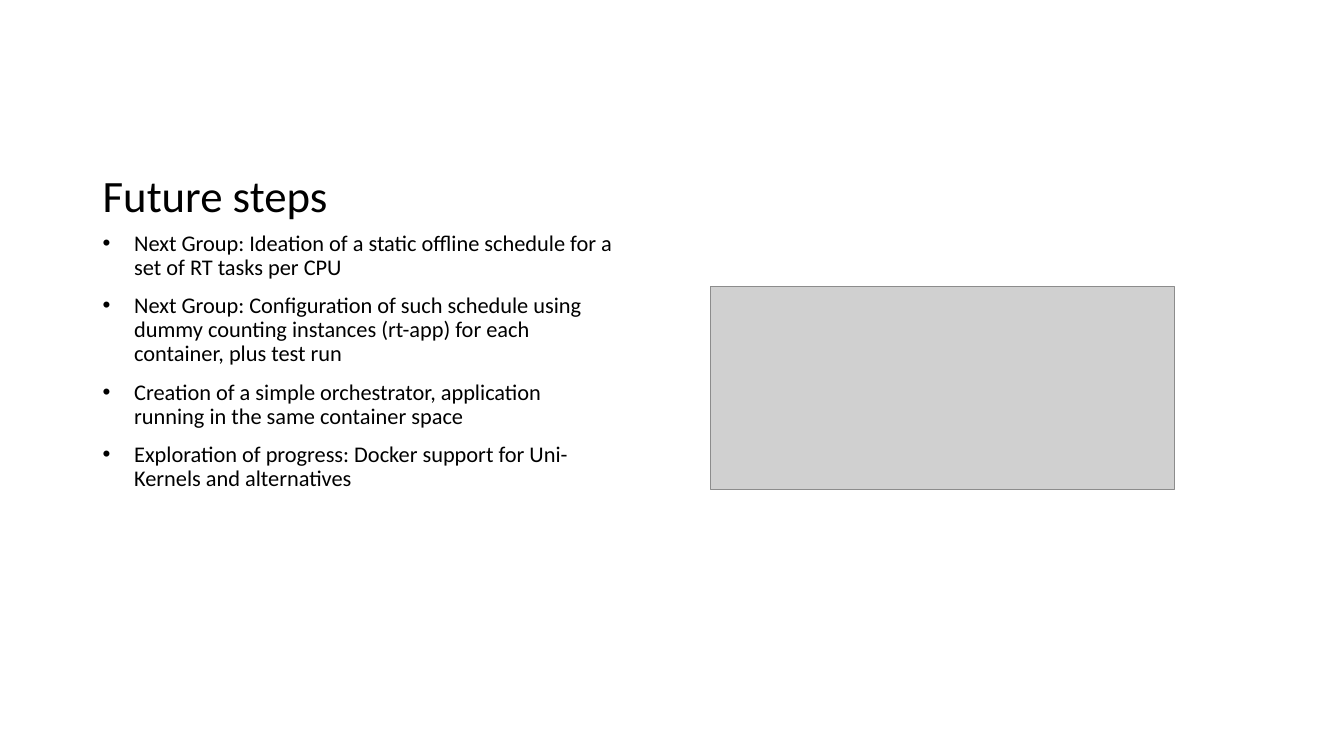
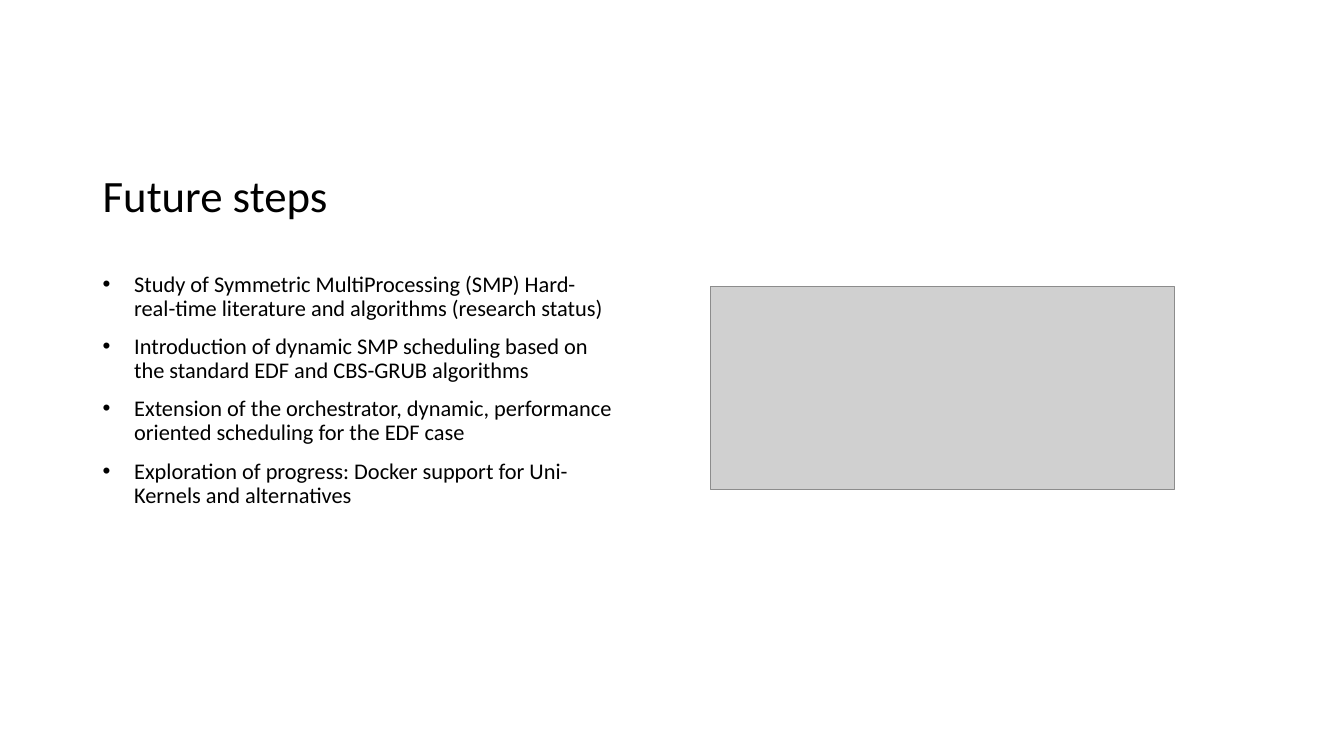
Before and after one commit to flhofer/real-time-containers, a slide deck: slide 4 of slides/Progress of VM tests2.pptx. Drawn at 1344x756 pixels with LibreOffice and Linux fonts; fonts in the diff are those of the drawing; grey boxes stand for pictures. Boxes give left, top, right and bottom in pixels: in the first picture for what was removed or moved away, otherwise in the second. Text is boxed around its words. In the diff, an @@ line names an element or a change of style, - is before the commit and + after.

Commit message:
updated slides, R script for containers

```diff
--- a/slides/Progress of VM tests2.pptx
+++ b/slides/Progress of VM tests2.pptx
@@ text at [134, 276, 611, 444]: text changed @@
-• Next Group: Ideation of a static offline schedule for a set of RT tasks per CPU
-• Next Group: Configuration of such schedule using dummy counting instances (rt-app) for each container, plus test run
-• Creation of a simple orchestrator, application running in the same container space
+• Study of Symmetric MultiProcessing (SMP) Hard-real-time literature and algorithms (research status)
+• Introduction of dynamic SMP scheduling based on the standard EDF and CBS-GRUB algorithms
+• Extension of the orchestrator, dynamic, performance oriented scheduling for the EDF case
```
Also in this commit, not shown: 2 other slides changed, 3 other files.
